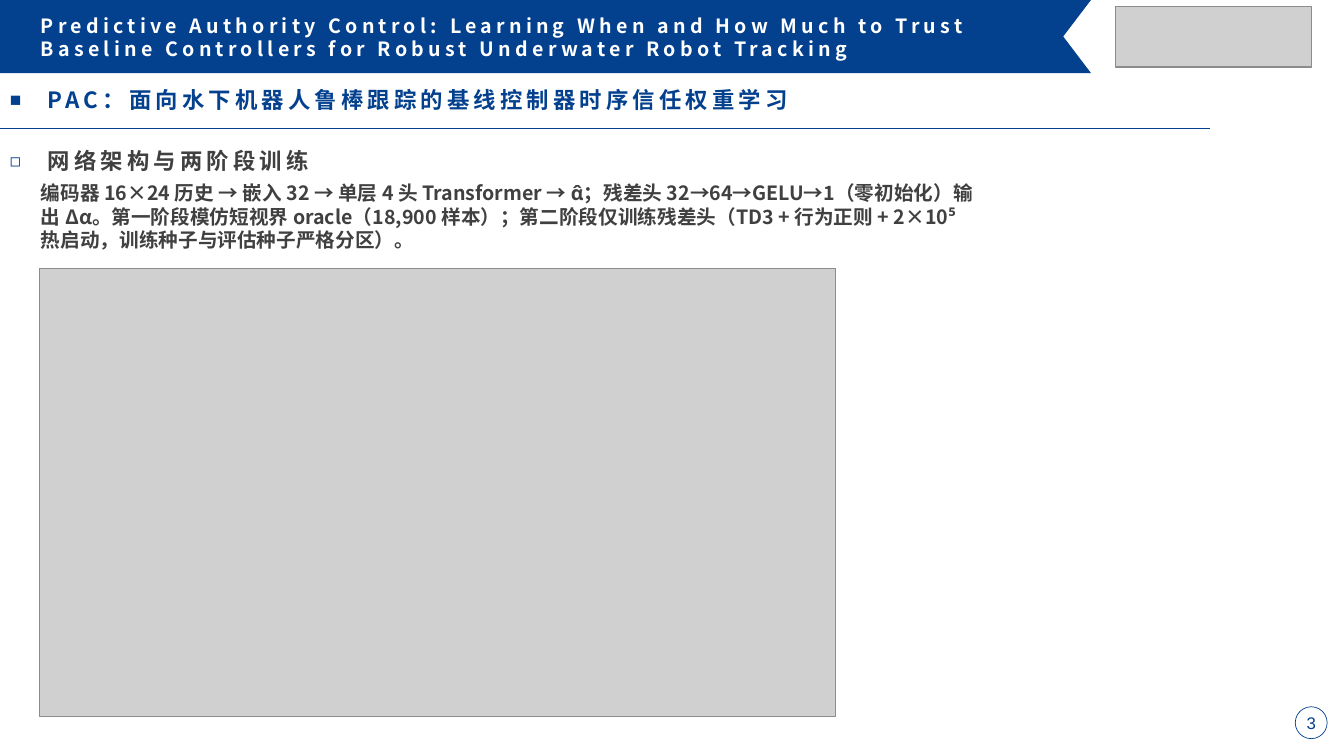
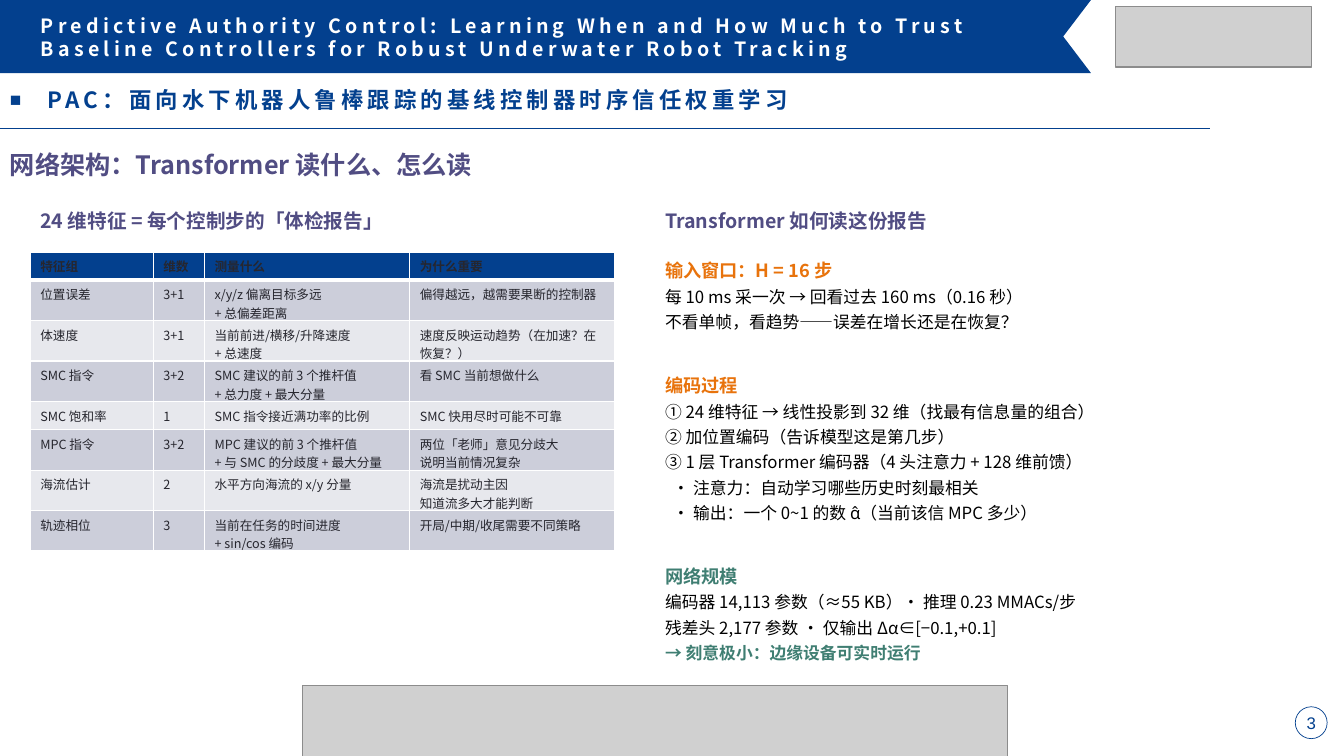
Before and after one commit to Jiacheng-Tian/predictive-authority-control, a slide deck: slide 3 of paper/PAC_组会答辩_完整版.pptx. Drawn at 1344x756 pixels with LibreOffice and Linux fonts; fonts in the diff are those of the drawing; grey boxes stand for pictures. Boxes give left, top, right and bottom in pixels: in the first picture for what was removed or moved away, otherwise in the second. Text is boxed around its words. In the diff, an @@ line names an element or a change of style, - is before the commit and + after.

```diff
--- a/paper/PAC_组会答辩_完整版.pptx
+++ b/paper/PAC_组会答辩_完整版.pptx
@@ text at (10, 152, 472, 177): text changed; size 16 to 18 pt; text colour #404040 to #514D83 @@
-◻ 网络架构与两阶段训练
+网络架构：Transformer 读什么、怎么读
@@ text at (40, 211, 383, 230): text changed; text colour #404040 to #514D83 @@
-编码器 16×24 历史 → 嵌入 32 → 单层 4 头 Transformer → α̂；残差头 32→64→GELU→1（零初始化）输出 Δα。第一阶段模仿短视界 oracle（18,900 样本）；第二阶段仅训练残差头（TD3 + 行为正则 + 2×10⁵ 热启动，训练种子与评估种子严格分区）。
+24 维特征 = 每个控制步的「体检报告」
@@ text added at (665, 211, 927, 230), 14 pt, text #514D83, bold @@
+Transformer 如何读这份报告
@@ table added at (30, 252, 616, 556), 8 rows, 4 columns @@
+特征组 | 维数 | 测量什么 | 为什么重要
+位置误差 | 3+1 | x/y/z 偏离目标多远 / + 总偏差距离 | 偏得越远，越需要果断的控制器
+体速度 | 3+1 | 当前前进/横移/升降速度 / + 总速度 | 速度反映运动趋势（在加速？在恢复？）
+SMC 指令 | 3+2 | SMC 建议的前 3 个推杆值 / + 总力度 + 最大分量 | 看 SMC 当前想做什么
+SMC 饱和率 | 1 | SMC 指令接近满功率的比例 | SMC 快用尽时可能不可靠
+MPC 指令 | 3+2 | MPC 建议的前 3 个推杆值 / + 与 SMC 的分歧度 + 最大分量 | 两位「老师」意见分歧大 / 说明当前情况复杂
+海流估计 | 2 | 水平方向海流的 x/y 分量 | 海流是扰动主因 / 知道流多大才能判断
+轨迹相位 | 3 | 当前在任务的时间进度 / + sin/cos 编码 | 开局/中期/收尾需要不同策略
@@ picture removed at (39, 268, 836, 717) @@
@@ text added at (665, 261, 1076, 661), 12 pt, text #000000 @@
+输入窗口：H = 16 步
+每 10 ms 采一次 → 回看过去 160 ms（0.16 秒）
+不看单帧，看趋势——误差在增长还是在恢复？
+编码过程
+① 24 维特征 → 线性投影到 32 维（找最有信息量的组合）
+② 加位置编码（告诉模型这是第几步）
+③ 1 层 Transformer 编码器（4 头注意力 + 128 维前馈）
+· 注意力：自动学习哪些历史时刻最相关
+· 输出：一个 0~1 的数 α̂（当前该信 MPC 多少）
+网络规模
+编码器 14,113 参数（≈55 KB）· 推理 0.23 MMACs/步
+残差头 2,177 参数 · 仅输出 Δα∈[−0.1,+0.1]
+→ 刻意极小：边缘设备可实时运行
@@ picture added at (302, 686, 1008, 756) @@
```
Also in this commit, not shown: 13 other slides changed, 1 slide removed.
